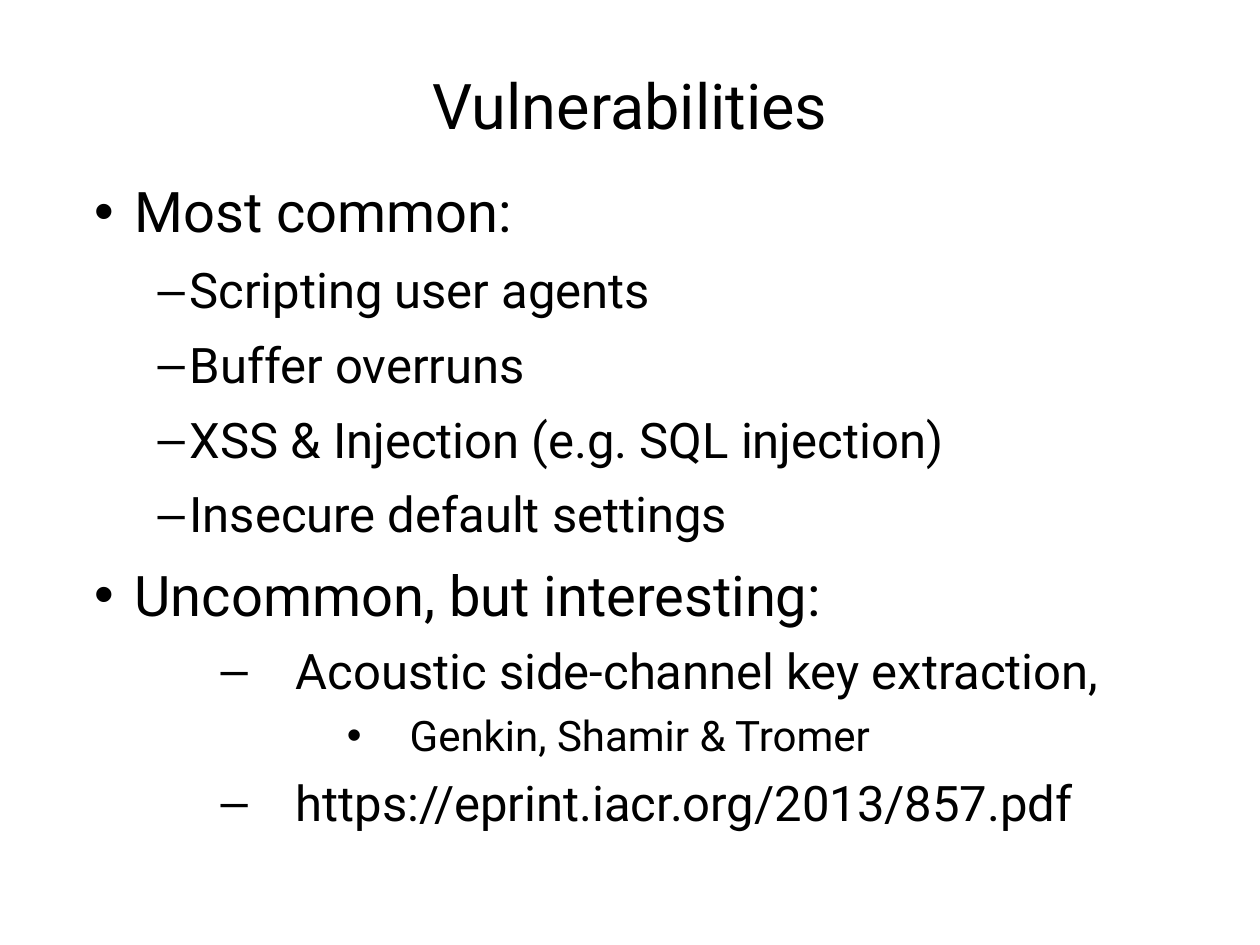
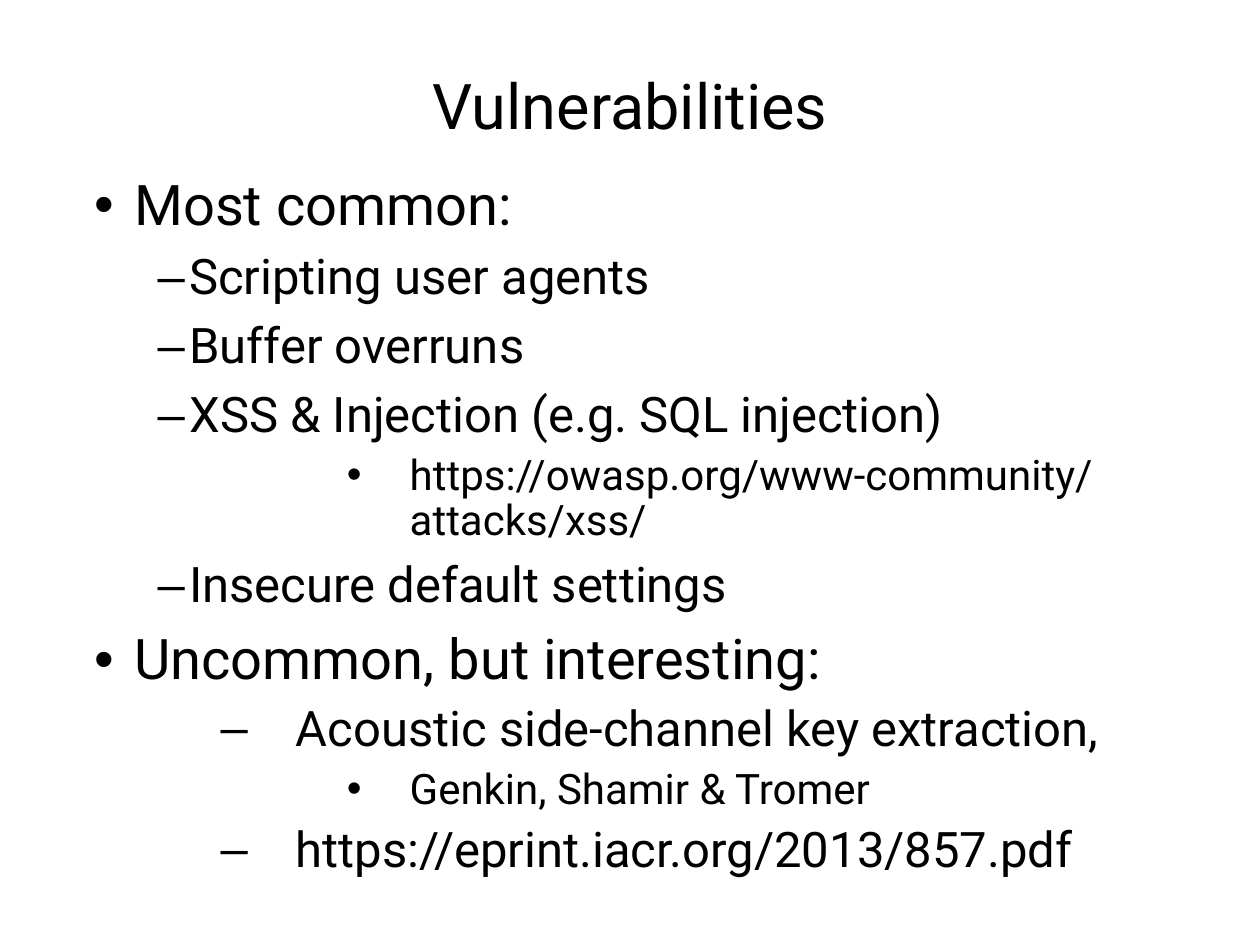
Before and after one commit to sftcd/cs7053, a slide deck: slide 7 of 2021lectures/01-intro.ppt. Drawn at 1260x945 pixels with LibreOffice and Linux fonts; fonts in the diff are those of the drawing. Boxes give left, top, right and bottom in pixels: in the first picture for what was removed or moved away, otherwise in the second. Text is boxed around its words. In the diff, an @@ line names an element or a change of style, - is before the commit and + after.

```diff
--- a/2021lectures/01-intro.ppt
+++ b/2021lectures/01-intro.ppt
@@ text at [134, 185, 1099, 878]: indent changed; line spacing 1.01 to 0.91; line spacing 1.06 to 0.96; line spacing 1 to 0.9 @@
@@ text at [410, 458, 1093, 538]: paragraph added @@
+    • https://owasp.org/www-community/attacks/xss/
```
Also in this commit, not shown: 13 other slides changed, 6 other files.
